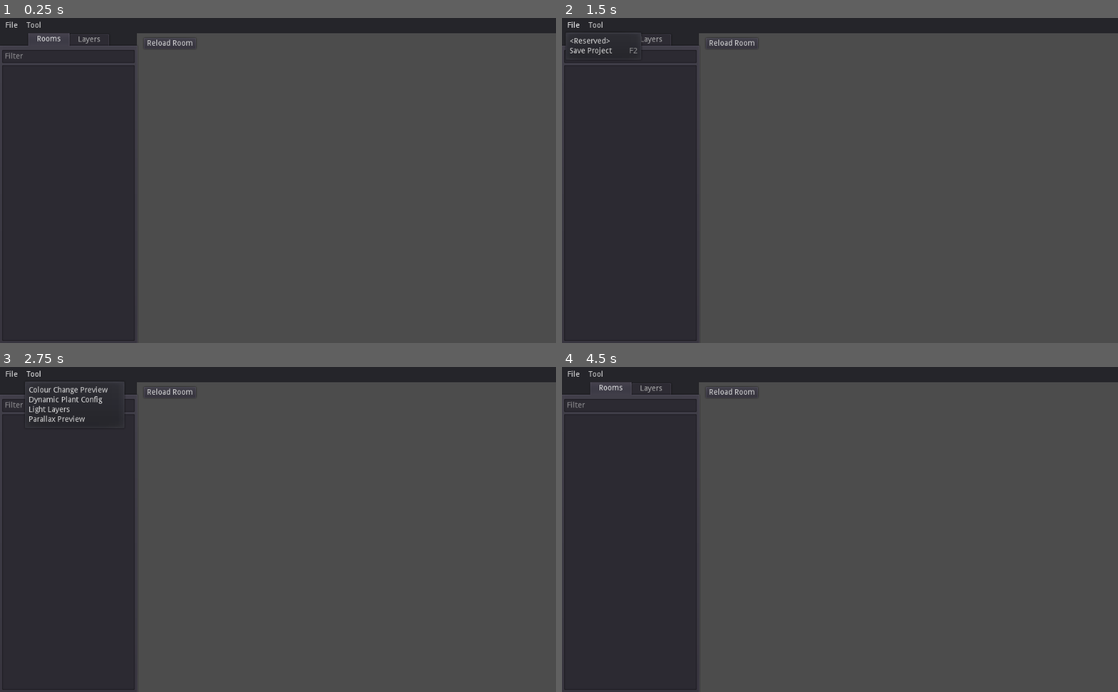
Above: before the commit, frames 1-4 (two rows, left to right).
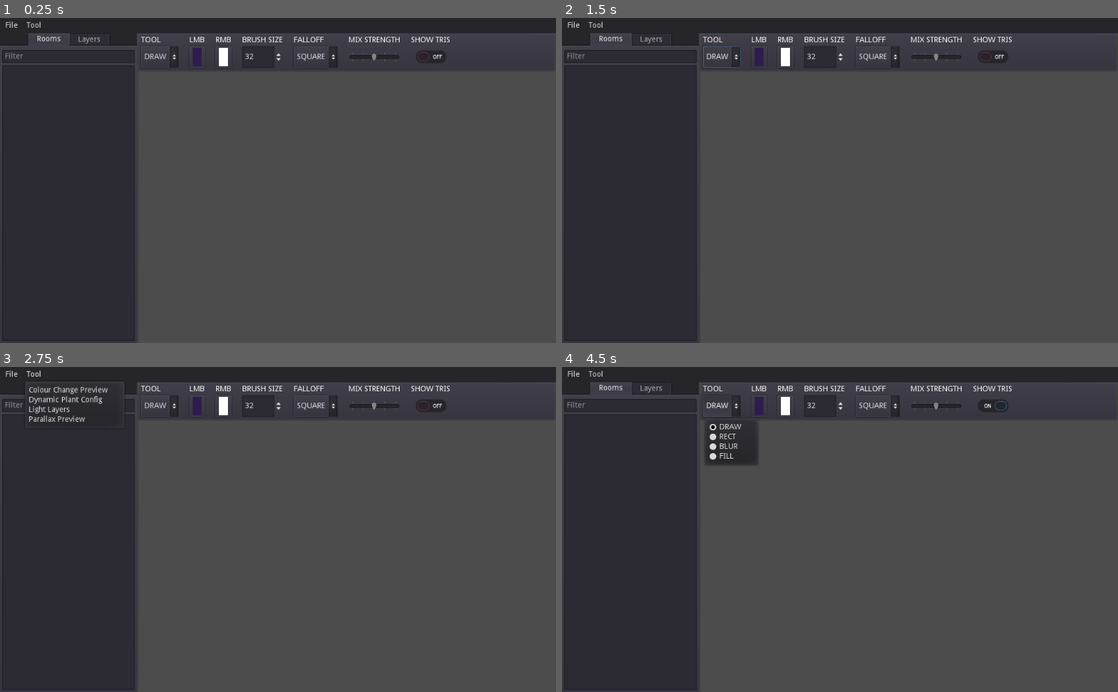
Above: after the commit, the same moments.

Repository: taedixon/vedge-godot-tool
Game: Godot game, scene res://ui/ui_main.tscn
Same seed, same stepped clock (60 frames per second), same inputs: the game is played once before the commit and once after it. The engine's default icon, where the game draws it, is replaced by a stand-in: a white triangle on a blue panel in a dark square.
Inputs (mouse positions are in pixels of both pictures, inside the frame that each line leads up to):
- Up to frame 1 (0.25 s): no input
- Up to frame 2 (1.5 s): click (723, 57) at 0.5 s, where only the run after the commit has a clickable "DRAW"; click "File" at 1.25 s
- Up to frame 3 (2.75 s): click "Tool" at 2 s
- Up to frame 4 (4.5 s): click (878, 406) at 2.75 s, where only the run after the commit has a clickable "SQUARE"; click (995, 406) at 3.52 s; click (723, 406) at 4.25 s, where only the run after the commit has a clickable "DRAW"

The runs differ from the first frame. In frame 1, 1.8% of the frame differs, in the area x 25-81%, y 5-16%; in frame 2, 2.2%; in frame 3, 1.8%; in frame 4, 3.0%, in the area x 25-81%, y 5-31%.
Error in both runs: Invalid type in function 'open' in base '_File'. Cannot convert argument 1 from Nil to String. (res://util/GmsAssetCache.gd:100)

Commit message:
show light editor as default scene

Diff:
--- a/ui/ui_main.tscn
+++ b/ui/ui_main.tscn
@@ -2,7 +2,7 @@
 
 [ext_resource path="res://ui/project_select.tscn" type="PackedScene" id=1]
 [ext_resource path="res://ui/ui_main.gd" type="Script" id=2]
-[ext_resource path="res://scenes/parallax_preview.tscn" type="PackedScene" id=3]
+[ext_resource path="res://scenes/light_editor.tscn" type="PackedScene" id=3]
 
 [node name="ui_main" type="Control"]
 anchor_right = 1.0
@@ -25,7 +25,7 @@
 "_edit_use_anchors_": false
 }
 
-[node name="parallax_preview" parent="active_scene" instance=ExtResource( 3 )]
+[node name="light_editor" parent="active_scene" instance=ExtResource( 3 )]
 
 [node name="menu_bar" type="Panel" parent="."]
 anchor_right = 1.0
